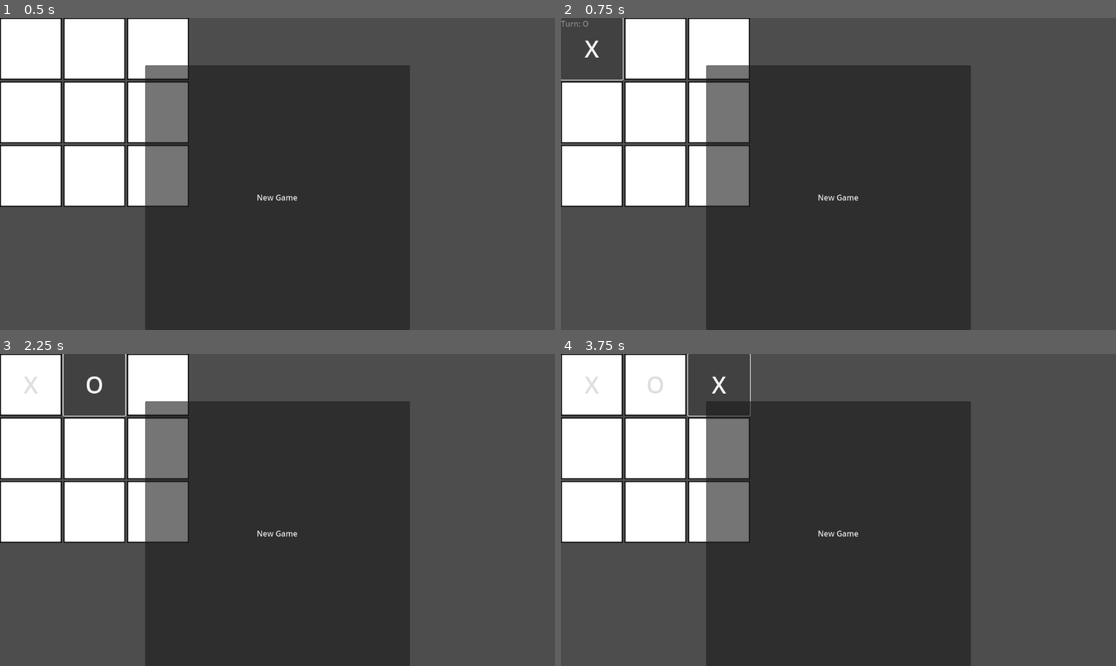
Above: before the commit, frames 1-4 (two rows, left to right).
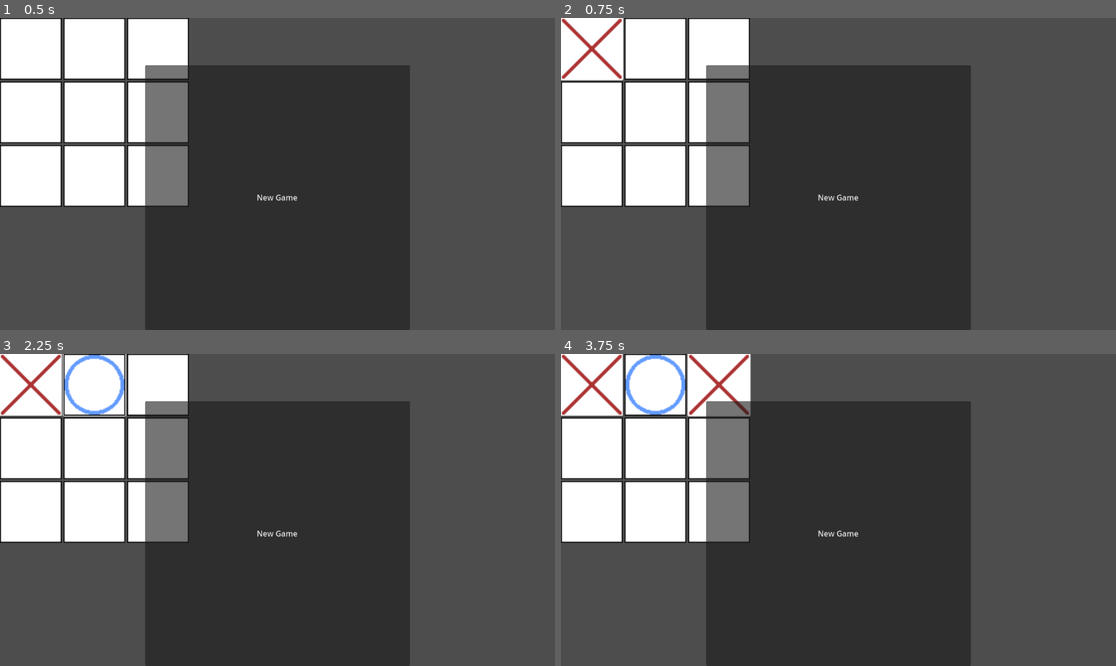
Above: after the commit, the same moments.

Repository: riyarraj05/tictactoe
Game: Godot game, scene res://scenes/Game.tscn
The game is run twice, just before and just after one commit, with the same random seed, the same clock (stepped at 60 frames per second) and the same inputs.
Inputs (mouse positions are in pixels of both pictures, inside the frame that each line leads up to):
- Up to frame 1 (0.5 s): no input
- Up to frame 2 (0.75 s): click (594, 49) at 0.5 s
- Up to frame 3 (2.25 s): click (33, 385) at 1.25 s; click (94, 385) at 2 s
- Up to frame 4 (3.75 s): click (655, 385) at 2.75 s; click (716, 385) at 3.5 s

Frame 1 is identical in both runs. In frame 2, 2.2% of the frame differs, in the area x 0-12%, y 0-20%; in frame 3, 2.7%; in frame 4, 3.3%, in the area x 0-35%, y 0-20%.

Commit message:
implemented core game logic and UI state updates. initialize game board, manager player turns and handle press. includes functions for: checking for winner or a deaw, switching between 2 players, resetting the game state with new game button, updating UI to reflect current turn, game status, and board state with textures

Diff:
--- a/306-asn-2/scenes/game.gd
+++ b/306-asn-2/scenes/game.gd
@@ -1,63 +1,69 @@
 extends Control
 
-# References to UI nodes
+
 @onready var turn_label = $TurnLabel
 @onready var board_view = $BoardView
 @onready var new_game_button = $NewGameButton
 @onready var result_dialog = $ResultDialog
 
-# Game state
-var board = []  # Will hold "X", "O", or ""
-var current_player = "X"
+var empty_sprite_path: String = "res://assets/asn2edited.png"
+var x_sprite_path: String = "res://assets/x.png"
+var o_sprite_path: String = "res://assets/o.png"
+
+
+var empty_texture: Texture2D
+var x_texture: Texture2D
+var o_texture: Texture2D
+
+var board = []
+var current_player = 1  # 1 = X, 2 = O
 var game_over = false
 
-# Cell buttons
 var cell_buttons = []
 
 func _ready():
-	# Initialize the board with 9 empty strings
+	empty_texture = load(empty_sprite_path)
+	x_texture = load(x_sprite_path)
+	o_texture = load(o_sprite_path)
+
 	for i in range(9):
-		board.append("")
+		board.append(0)
 
-	# Get all cell buttons
 	for i in range(9):
 		var button = board_view.get_node("Cell_" + str(i))
 		cell_buttons.append(button)
-		# Connect each button's pressed signal to our function
 		button.pressed.connect(_on_cell_pressed.bind(i))
 
-	# Connect new game button
+
 	new_game_button.pressed.connect(_on_new_game_pressed)
 
 	update_ui()
 
 func _on_cell_pressed(index: int):
-	# Don't do anything if game is over or cell is taken
-	if game_over or board[index] != "":
+
+	if game_over or board[index] != 0:
 		return
 
-	# Place the current player's mark
+
 	board[index] = current_player
 
-	# Check for winner
+
 	var winner = check_winner()
-	if winner != "":
+	if winner != 0:
 		game_over = true
-		if winner == "Draw":
+		if winner == 3:  # Draw
 			result_dialog.dialog_text = "It's a Draw!"
 		else:
-			result_dialog.dialog_text = "Player " + winner + " Wins!"
+			var player_name = "X" if winner == 1 else "O"
+			result_dialog.dialog_text = "Player " + player_name + " Wins!"
 		result_dialog.popup_centered()
 	else:
 		# Switch player
-		if current_player == "X":
-			current_player = "O"
-		else:
-			current_player = "X"
+		current_player = 3 - current_player  # Switches between 1 and 2
 
 	update_ui()
 
-func check_winner() -> String:
+func check_winner() -> int:
 	# All possible winning combinations
 	var winning_lines = [
 		[0, 1, 2], [3, 4, 5], [6, 7, 8],  # Rows
@@ -71,36 +77,56 @@
 		var b = line[1]
 		var c = line[2]
 
-		if board[a] != "" and board[a] == board[b] and board[a] == board[c]:
-			return board[a]  # Return "X" or "O"
+		if board[a] != 0 and board[a] == board[b] and board[a] == board[c]:
+			return board[a]  # Return 1 (X) or 2 (O)
 
 	# Check for draw (all cells filled)
 	var is_full = true
 	for cell in board:
-		if cell == "":
+		if cell == 0:
 			is_full = false
 			break
 
 	if is_full:
-		return "Draw"
+		return 3  # Draw
 
-	return ""  # Game continues
+	return 0  # Game continues
 
 func update_ui():
 	# Update turn label
 	if game_over:
 		turn_label.text = "Game Over"
 	else:
-		turn_label.text = "Turn: " + current_player
+		var player_name = "X" if current_player == 1 else "O"
+		turn_label.text = "Turn: " + player_name
 
-	# Update all cell buttons
+	# THIS IS THE KEY PART - Update each button's sprite
 	for i in range(9):
-		cell_buttons[i].text = board[i]
+		var button = cell_buttons[i]
+
+		# Choose which texture to use based on board state
+		var texture: Texture2D
+		match board[i]:
+			0:  # Empty cell
+				texture = empty_texture
+			1:  # X player
+				texture = x_texture
+			2:  # O player
+				texture = o_texture
+
+		# Create a new StyleBoxTexture with the chosen sprite
+		var style_box = StyleBoxTexture.new()
+		style_box.texture = texture
+
+		# Apply the style to the button (all states)
+		button.add_theme_stylebox_override("normal", style_box)
+		button.add_theme_stylebox_override("hover", style_box)
+		button.add_theme_stylebox_override("pressed", style_box)
 
 func _on_new_game_pressed():
 	# Reset everything
 	for i in range(9):
-		board[i] = ""
-	current_player = "X"
+		board[i] = 0
+	current_player = 1
 	game_over = false
 	update_ui()
Binary file added: 306-asn-2/assets/o.png
Not shown, added: 306-asn-2/assets/o.png.import
Binary file added: 306-asn-2/assets/x.png
Not shown, added: 306-asn-2/assets/x.png.import
